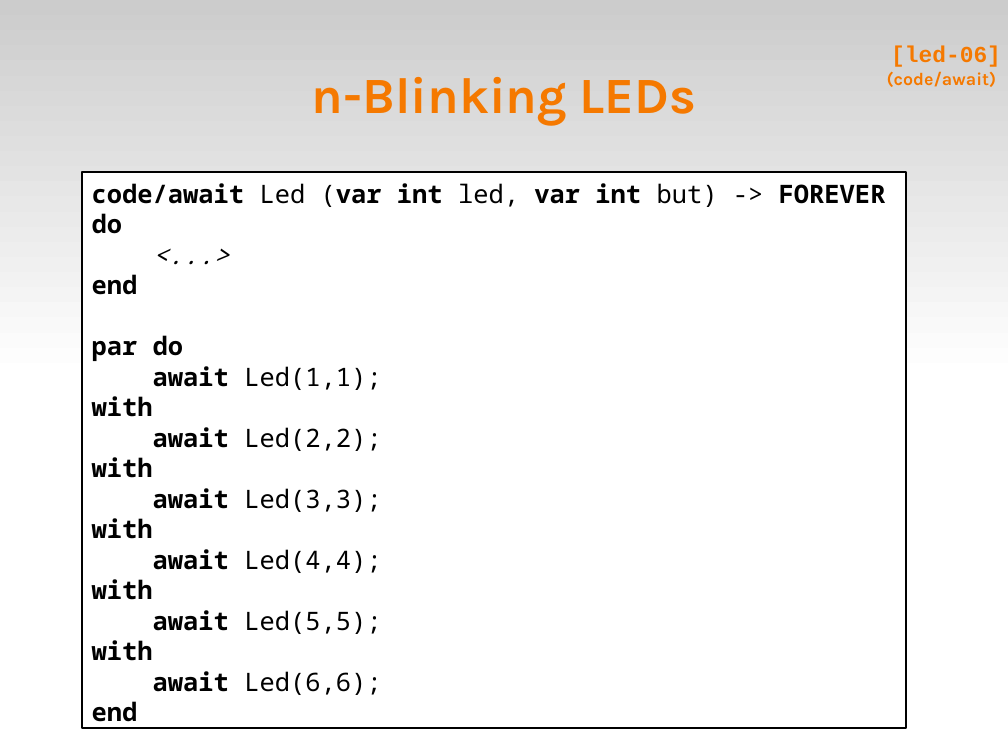
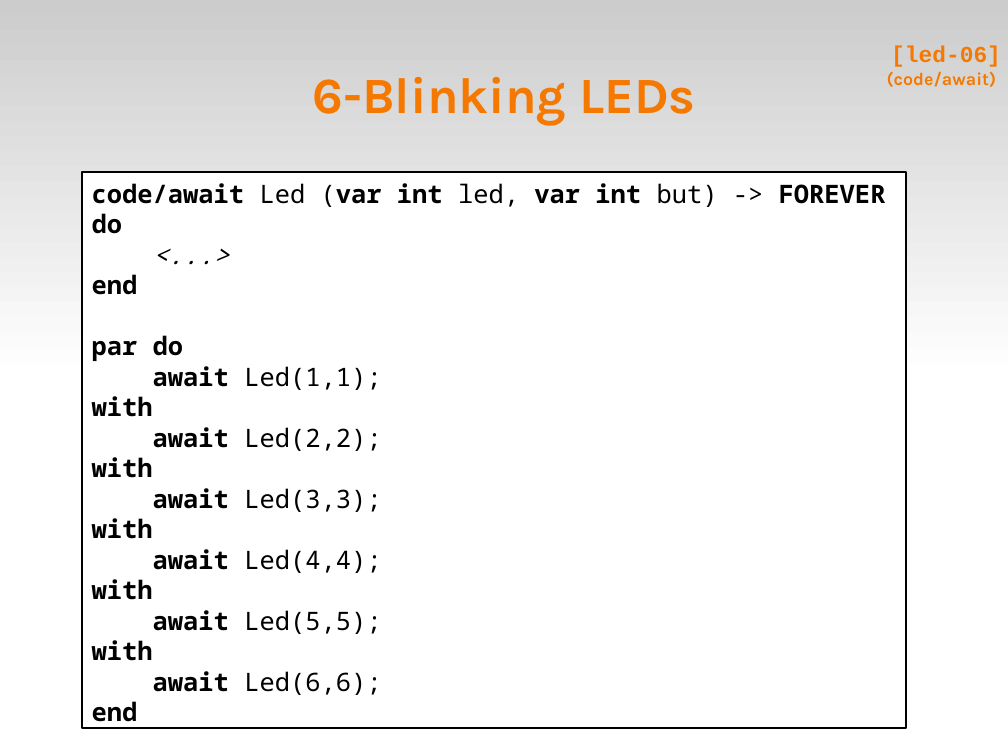
Before and after one commit to fsantanna-no/ceu-docs, a slide deck: slide 11 of ceu_edl.odp. Drawn at 1008x756 pixels with LibreOffice and Linux fonts; fonts in the diff are those of the drawing. Boxes give left, top, right and bottom in pixels: in the first picture for what was removed or moved away, otherwise in the second. Text is boxed around its words. In the diff, an @@ line names an element or a change of style, - is before the commit and + after.

```diff
--- a/ceu_edl.odp
+++ b/ceu_edl.odp
@@ title at (312,77,695,125): text changed @@
-n-Blinking LEDs
+6-Blinking LEDs
```
Also in this commit, not shown: 4 other slides changed, 1 slide added.
